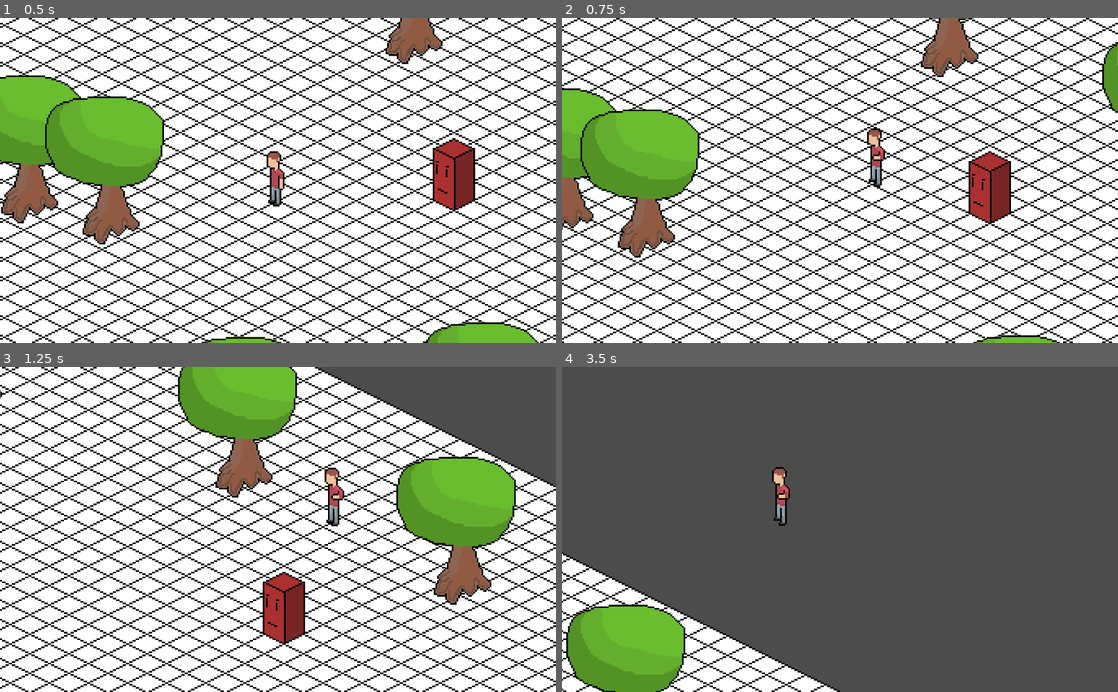
Above: before the commit, frames 1-4 (two rows, left to right).
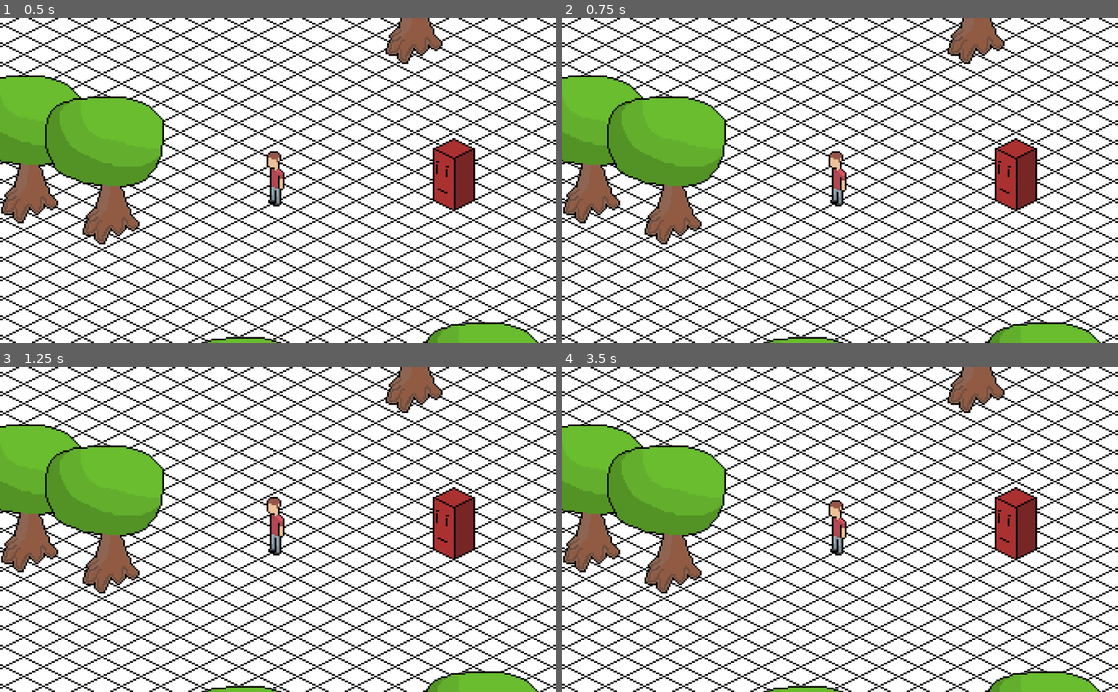
Above: after the commit, the same moments.

Repository: TyGuy54/Game_Project
Game: Godot game, scene res://Worlds/World.tscn
Same seed, same stepped clock (60 frames per second), same inputs: the game is played once before the commit and once after it. The project has no main scene, so this scene is started directly.
Inputs:
- Up to frame 1 (0.5 s): no input
- Up to frame 2 (0.75 s): tap Enter at 0.5 s; hold Right (ui_right) from 0.53 s (still down); hold Space (attack) from 0.53 s (still down)
- Up to frame 3 (1.25 s): keep holding Right (ui_right); keep holding Space (attack)
- Up to frame 4 (3.5 s): release Right (ui_right) at 1.28 s; release Space (attack) at 1.28 s; hold Down (ui_down) 1.28-2.03 s; tap Space (attack) at 1.35, 2.85 s; hold Right (ui_right) 2.03-2.78 s; hold Space (attack) 2.03-2.78 s; hold Up (ui_up) from 2.78 s (still down)

Frame 1 is identical in both runs. In frame 2, 33% of the frame differs, in the area x 0-100%, y 0-100%; in frame 3, 49%; in frame 4, 95%.

Commit message:
incorporated animations into new movement scheme

Diff:
--- a/Isometric Game Project/Player/Player.gd
+++ b/Isometric Game Project/Player/Player.gd
@@ -1,40 +1,74 @@
 extends KinematicBody2D
 
+
+#### PLAYER MOVEMENT & ANIMATION ####
+export var player_movement_speed = 100
+var velocity
+var animation_player
+
+var KEY_VALUES = {"W": 87, "A": 65, "S": 83, "D": 68, "SHIFT": 16777237}
+
+func get_player_movement(key):
+	velocity = Vector2()
+
+	if Input.is_physical_key_pressed(key["W"]): velocity.y -= .5
+	if Input.is_physical_key_pressed(key["A"]): velocity.x -= 1
+	if Input.is_physical_key_pressed(key["S"]): velocity.y += .5
+	if Input.is_physical_key_pressed(key["D"]): velocity.x += 1
+
+	velocity = velocity.normalized() * player_movement_speed
+
+	if velocity: animation_player.play("Run_Left")
+	else: animation_player.play('Idle')
+
+
+#### DASH LOGIC ####
+var dash_timer
+var dash_cooldown_timer
+export var dash_duration = .25
+export var dash_cooldown_duration = .1
+var is_dashing = false
+var is_cooling = false
+export var dash_multiplier = 4
+
+func define_dash_timer():
+	dash_timer = Timer.new()
+	dash_timer.set_one_shot(true)
+	dash_timer.set_wait_time(dash_duration)
+	dash_timer.connect("timeout", self, "end_dash")
+	add_child(dash_timer)
+
+func define_dash_cooldown_timer():
+	dash_cooldown_timer = Timer.new()
+	dash_cooldown_timer.set_one_shot(true)
+	dash_cooldown_timer.set_wait_time(dash_cooldown_duration)
+	dash_cooldown_timer.connect("timeout", self, "open_dash")
+	add_child(dash_cooldown_timer)
+
+func perform_dash():
+	is_dashing = true
+	print("DASH HAPPENING")
+	dash_timer.start()
+
+func end_dash():
+	is_cooling = true
+	is_dashing = false
+	dash_cooldown_timer.start()
+
+func open_dash(): is_cooling = false
+
+func dash_if_so(event):
+	if is_dashing || is_cooling || not event is InputEventKey || event.is_echo(): return
+	if event.get_scancode() == KEY_VALUES["SHIFT"] && event.is_pressed():
+		perform_dash()
+
+
+#### ATTACK LOGIC ####
 signal player_attack(attack)
 
-# for now this is jut some basic movment code for the pourpose of prototyping!
-
-export var speed = 200
 export var player_damage = 5
 
-var velocity = Vector2.ZERO
-var animation_player = null
-
-func _ready():
-	animation_player = $AnimationPlayer
-
-# this is so the player moves isometricly in a grid some what.
-func cartision_to_isometric(cartision):
-	return Vector2(cartision.x - cartision.y, (cartision.x + cartision.y) / 2)
-
-# getting input from the player
-func get_movement_input():
-	velocity = Vector2.ZERO
-
-	velocity.x = Input.get_action_strength("ui_down") - Input.get_action_strength("ui_up")
-	velocity.y = Input.get_action_strength("ui_left") - Input.get_action_strength("ui_right")
-
-	velocity = velocity.normalized() * speed
-	print(velocity)
-	velocity = cartision_to_isometric(velocity)
-
-	if velocity != Vector2.ZERO:
-		animation_player.play("Run_Left")
-	else:
-		animation_player.play('Idle')
-
-
-func player_atack():
+func player_attack():
 	var attack = Input.is_action_pressed("attack")
 	if attack == true:
 		$attack_box/damage_zone.disabled = false
@@ -43,10 +77,64 @@
 		$attack_box/damage_zone.disabled = true
 		print("im not attacking")
 
-# all the players pysics
+
+#### ENGINE ACTIONS ####
+func _ready():
+	animation_player = $AnimationPlayer
+	define_dash_timer()
+	define_dash_cooldown_timer()
+
 func _physics_process(delta):
-	get_movement_input()
-	velocity = move_and_slide(velocity)
+	if is_dashing: move_and_slide(velocity * dash_multiplier)
+	else:
+		get_player_movement(KEY_VALUES)
+		move_and_slide(velocity)
 
 func _input(event):
-	player_atack()
+	dash_if_so(event)
+	player_attack()
+
+
+
+
+## for now this is jut some basic movment code for the pourpose of prototyping!
+#
+#export var speed = 200
+
+#
+#var velocity = Vector2.ZERO
+#var animation_player = null
+#
+#func _ready():
+#	animation_player = $AnimationPlayer
+#
+## this is so the player moves isometricly in a grid some what.
+#func cartision_to_isometric(cartision):
+#	return Vector2(cartision.x - cartision.y, (cartision.x + cartision.y) / 2)
+#
+## getting input from the player
+#func get_movement_input():
+#	velocity = Vector2.ZERO
+#
+#	velocity.x = Input.get_action_strength("ui_down") - Input.get_action_strength("ui_up")
+#	velocity.y = Input.get_action_strength("ui_left") - Input.get_action_strength("ui_right")
+#
+#	velocity = velocity.normalized() * speed
+#	print(velocity)
+#	velocity = cartision_to_isometric(velocity)
+#
+#	if velocity != Vector2.ZERO:
+#		animation_player.play("Run_Left")
+#	else:
+#		animation_player.play('Idle')
+#
+#
+
+#
+## all the players pysics
+#func _physics_process(delta):
+#	get_movement_input()
+#	velocity = move_and_slide(velocity)
+#
+#func _input(event):
+#	player_atack()
--- a/Isometric Game Project/Player/Player.tscn
+++ b/Isometric Game Project/Player/Player.tscn
@@ -90,5 +90,4 @@
 current = true
 smoothing_enabled = true
 
-[connection signal="player_attack" from="." to="attack_box" method="_on_Player_player_attack"]
 [connection signal="body_entered" from="attack_box" to="attack_box" method="_on_attack_box_body_entered"]
